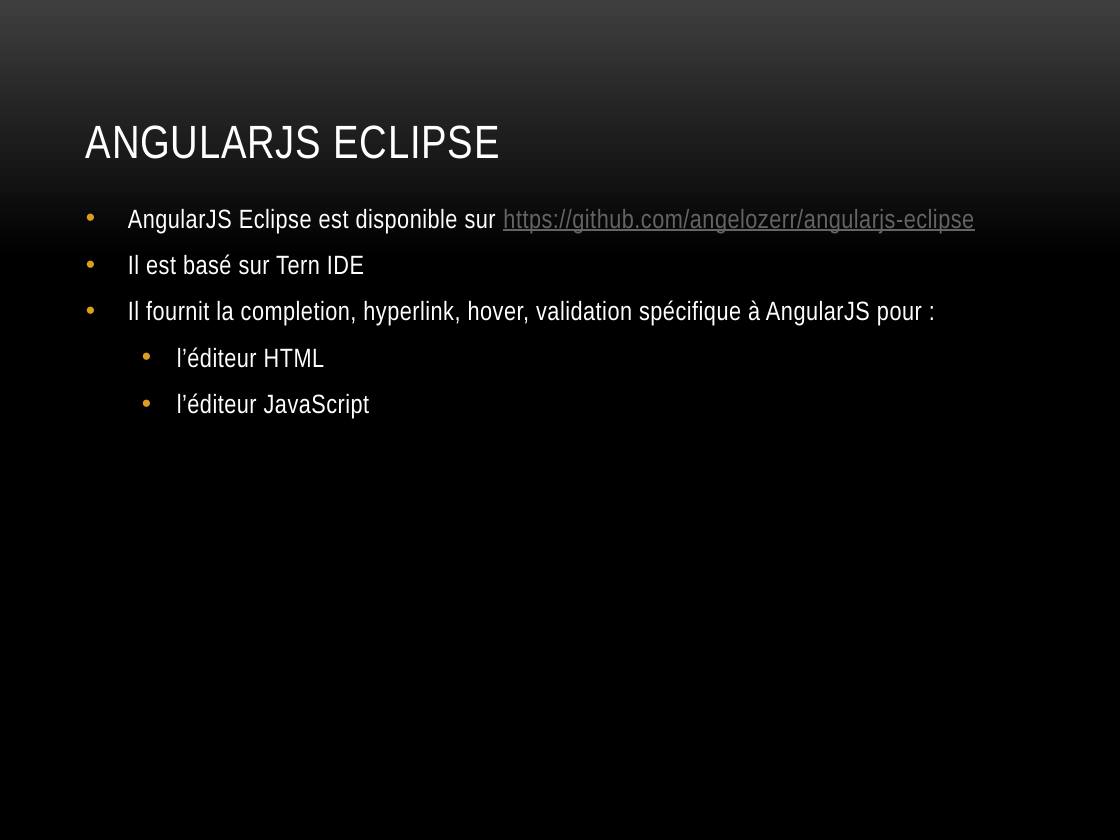
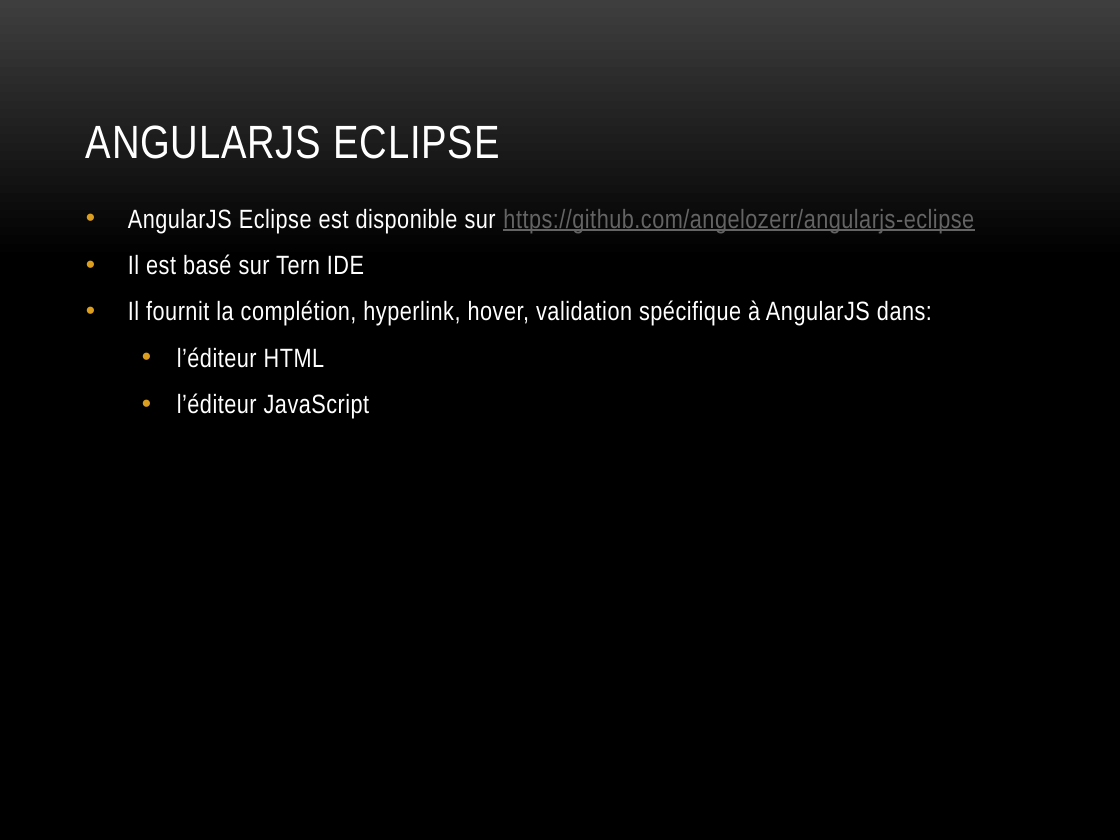
Before and after one commit to angelozerr/tern.java, a slide deck: slide 29 of docs/tern.java_fr.pptx. Drawn at 1120x840 pixels with LibreOffice and Linux fonts; fonts in the diff are those of the drawing; background and template pictures are left out. Boxes give left, top, right and bottom in pixels: in the first picture for what was removed or moved away, otherwise in the second. Text is boxed around its words. In the diff, an @@ line names an element or a change of style, - is before the commit and + after.

```diff
--- a/docs/tern.java_fr.pptx
+++ b/docs/tern.java_fr.pptx
@@ text at (x1=128, y1=300, x2=932, y2=325): text changed @@
-• Il fournit la completion, hyperlink, hover, validation spécifique à AngularJS pour :
+• Il fournit la complétion, hyperlink, hover, validation spécifique à AngularJS dans:
```
Also in this commit, not shown: 12 other slides changed, 5 slides added, 5 slides removed.
